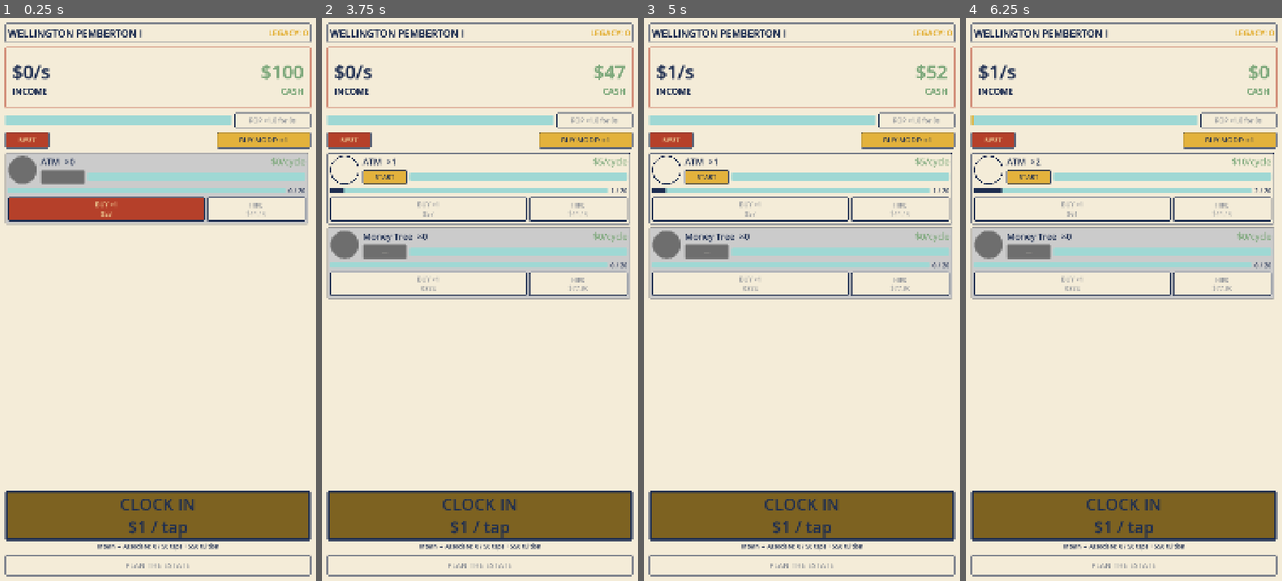
Above: before the commit, frames 1-4 (left to right).
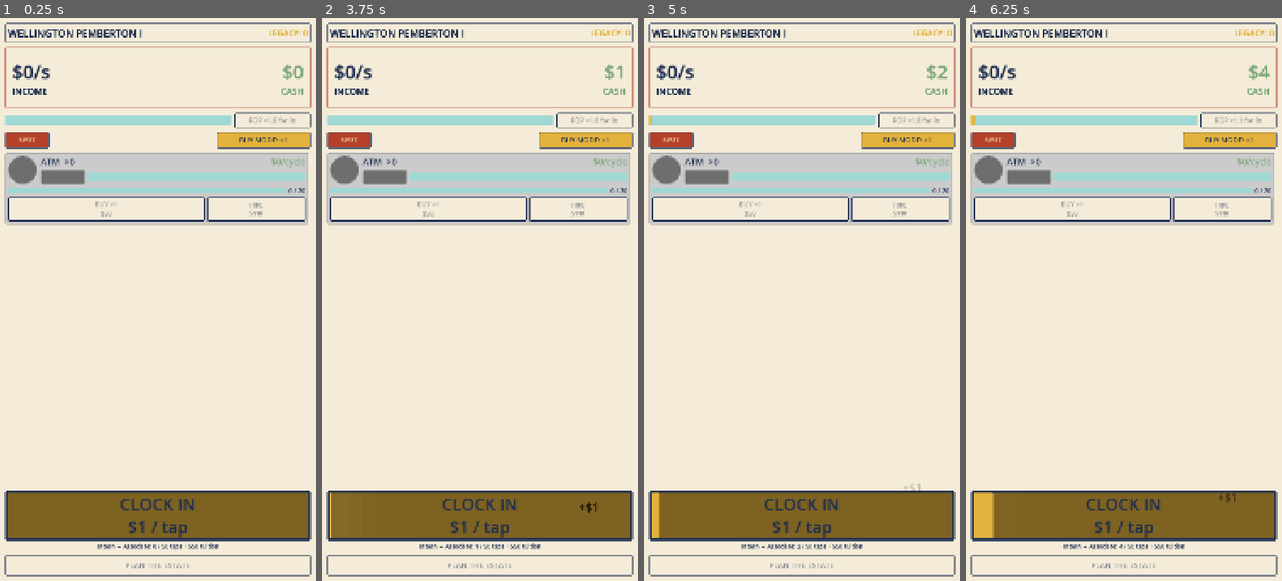
Above: after the commit, the same moments.

Repository: TimGoergen/american-tycoon
Game: Godot game, scene res://Main.tscn
Same seed, same stepped clock (60 frames per second), same inputs: the game is played once before the commit and once after it.
Inputs:
- Up to frame 1 (0.25 s): no input
- Up to frame 2 (3.75 s): click "BUY MODE: ×1" at 0.5 s; click "BUY MODE: ×10" at 1.25 s; click "BUY MODE: ×100" at 2 s; click "BUY MODE: MAX" at 2.75 s; click "BUY ×1 $53" (after the commit: "CLOCK IN $1 / tap") at 3.5 s
- Up to frame 3 (5 s): click "START" (after the commit: "CLOCK IN $1 / tap") at 4.25 s
- Up to frame 4 (6.25 s): click "START" (after the commit: "CLOCK IN $1 / tap") at 5 s; click "BUY ×1 $57" (after the commit: "CLOCK IN $1 / tap") at 5.75 s

The runs differ from the first frame. In frame 1, 2.6% of the frame differs, in the area x 2-93%, y 8-36%; in frame 2, 16%; in frame 3, 16%; in frame 4, 16%, in the area x 1-98%, y 8-95%.

Commit message:
Round property/staff costs to clean numbers; start with $0 cash
- Add CostCurve.round_nice(): snap each charged cost to ~2 significant
  figures (zeroing the small digits) so prices read as round numbers
  ($50, $370, $2.7K) instead of $53/$1,247. Applied to next/bulk/max unit
  costs and the staff hire cost. The raw geometric cost_product stays
  unrounded so the curve still climbs smoothly; snapping a rising curve to
  a fixed grid stays non-decreasing, so bulk sums never go backwards.
- m1_starting_cash 100 -> 0: the player now starts broke and taps the
  clock-in wage button to afford their first property (first ATM = $50).

Sim: dynasty still accelerates every generation from a $0 start; save
round-trip PASS.

Co-Authored-By: Claude Opus 4.8 <noreply@anthropic.com>

Diff:
--- a/game/config/tuning.tres
+++ b/game/config/tuning.tres
@@ -5,7 +5,7 @@
 [resource]
 script = ExtResource("1")
 logic_hz = 10
-m1_starting_cash = 100.0
+m1_starting_cash = 0.0
 rush_pct = 0.1
 hold_rush_per_second = 5.0
 wage_hold_taps_per_second = 5.0
--- a/game/scripts/core/CostCurve.gd
+++ b/game/scripts/core/CostCurve.gd
@@ -26,6 +26,24 @@
 	return r0 * pow(band_step, band)
 
 
+## Snap a raw cost to a clean "round" number for display and charging — roughly two
+## significant figures, always zeroing the smallest digits — so the player never
+## sees prices like $53 or $1,247; they see $50, $1,200, etc. (Tim's call). Only the
+## per-unit cost a player actually pays is rounded; the geometric cost_product that
+## drives the curve is kept raw (see advance_cost_product), so the curve still
+## climbs smoothly underneath. Snapping a strictly-rising curve to a fixed grid
+## stays non-decreasing, so bulk costs never go backwards.
+static func round_nice(value: float) -> float:
+	if value < 10.0:
+		return floor(value)  # tiny opening costs: just whole dollars
+	# Number of digits − 1 (10s→1, 100s→2, …); the +epsilon guards exact powers of
+	# ten where float log returns e.g. 2.9999999 and would mis-round downward.
+	var magnitude := floori(log(value) / log(10.0) + 1e-9)
+	# Step zeroes all but the top ~2 digits, but never coarser than the nearest 10.
+	var step := pow(10.0, maxf(1.0, float(magnitude) - 1.0))
+	return snappedf(value, step)
+
+
 ## Cost to buy the next unit when `units_owned` are already owned.
 ## cost_product is the running multiplier accumulated from all prior purchases.
 ## Formula: floor(base_cost × cost_product × ratio_for_next_unit)  [Spec §3.2]
@@ -38,7 +56,7 @@
 ) -> float:
 	var next_band := get_band(units_owned + 1)
 	var ratio := get_ratio(r0, next_band, band_step)
-	return floor(base_cost * cost_product * ratio)
+	return round_nice(base_cost * cost_product * ratio)
 
 
 ## Return the updated cost_product after purchasing one unit.
@@ -70,7 +88,7 @@
 	for _i in range(count):
 		var band := get_band(owned + 1)
 		var ratio := get_ratio(r0, band, band_step)
-		total += floor(base_cost * running_product * ratio)
+		total += round_nice(base_cost * running_product * ratio)
 		running_product *= ratio
 		owned += 1
 	return total
--- a/game/scripts/core/PropertyState.gd
+++ b/game/scripts/core/PropertyState.gd
@@ -88,7 +88,8 @@
 	while count < cap:
 		var band := CostCurve.get_band(owned + 1)
 		var ratio := CostCurve.get_ratio(config.r0, band, tuning.band_step)
-		var unit_cost := floorf(config.base_cost * running_product * ratio)
+		# Match the rounded price the player is actually charged (see CostCurve).
+		var unit_cost := CostCurve.round_nice(config.base_cost * running_product * ratio)
 		if remaining < unit_cost:
 			break
 		remaining -= unit_cost
@@ -157,8 +158,9 @@
 		prod *= CostCurve.get_ratio(config.r0, b, tuning.band_step)
 	# floorf (not floor) — floor() returns Variant, which breaks := type inference.
 	var unit_20_cost := floorf(config.base_cost * prod * band1_ratio)
-	# The Legacy "Loyal Staff" upgrade discounts hiring (multiplier ≤ 1.0).
-	return floorf(unit_20_cost * 50.0 * staff_cost_multiplier)
+	# The Legacy "Loyal Staff" upgrade discounts hiring (multiplier ≤ 1.0). Round the
+	# final hire price to a clean number too, matching the property purchase costs.
+	return CostCurve.round_nice(unit_20_cost * 50.0 * staff_cost_multiplier)
 
 
 # ---------------------------------------------------------------------------
--- a/game/scripts/resources/TuningConfig.gd
+++ b/game/scripts/resources/TuningConfig.gd
@@ -12,9 +12,10 @@
 
 # --- Run start ---
 
-## Starting cash for a fresh run (GDD §8.1 "No rich parents" path).
-## The full origin flow with all four paths arrives in M2.
-@export var m1_starting_cash: float = 100.0
+## Starting cash for a fresh run. Intentionally $0 (Tim's call): the player taps
+## the "clock in" wage button to earn the cash for their first property, even
+## though that doesn't track thematically. The full origin flow arrives in M2.
+@export var m1_starting_cash: float = 0.0
 
 # --- Cost curve (Spec §3.2) ---
 
